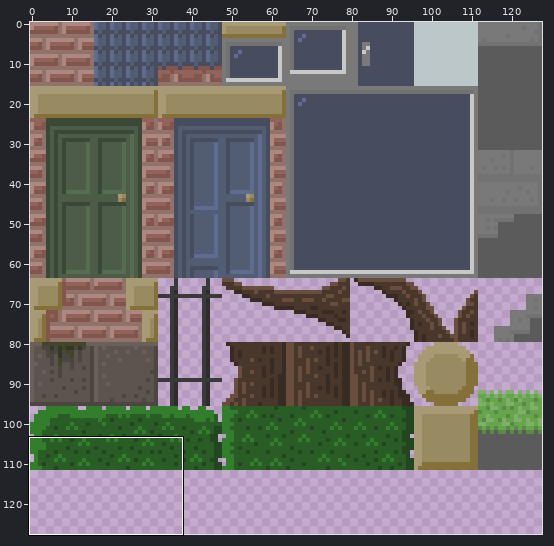
Two states of a sprite sheet, assets/tiles/city_v2.png. The first picture is a wide view before the edit; the outline marks the close-up.
Close-up. As it was:
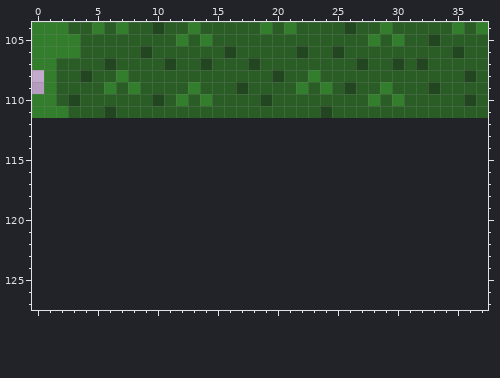
The file is 128x112 pixels. Colours within 5 levels of each other are drawn and written as one. Shown: x 0..37, y 104..127. The old version is drawn lined up with the new one, on the new canvas.
New version:
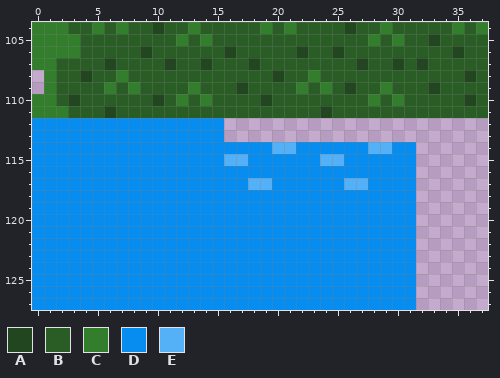
Palette (. is transparent): A #224720  B #295d25  C #327e2c  D #078df0  E #54b0f7
What changed:
canvas 128x112 -> 128x128
y 112..113: x 0..15 ................ -> DDDDDDDDDDDDDDDD
y 114: x 0..31 ................................ -> DDDDDDDDDDDDDDDDDDDDEEDDDDDDEEDD
y 115: x 0..31 ................................ -> DDDDDDDDDDDDDDDDEEDDDDDDEEDDDDDD
y 116: x 0..31 ................................ -> DDDDDDDDDDDDDDDDDDDDDDDDDDDDDDDD
y 117: x 0..31 ................................ -> DDDDDDDDDDDDDDDDDDEEDDDDDDEEDDDD
y 118..127: x 0..31 ................................ -> DDDDDDDDDDDDDDDDDDDDDDDDDDDDDDDD
Pixel boxes of the changes (left, top, right, bottom) in both close-ups:
added: (32, 118, 416, 310)
